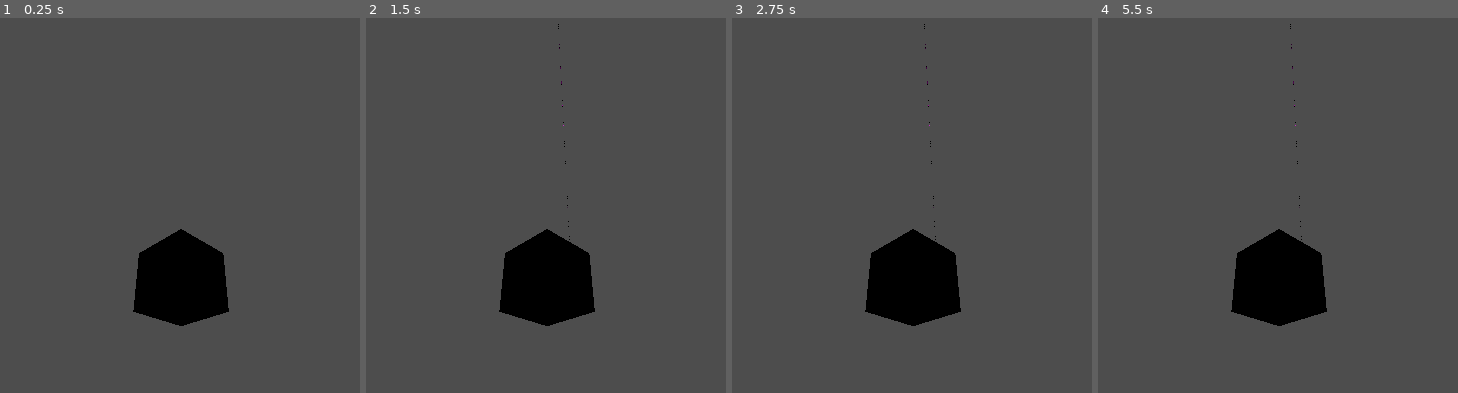
Above: before the commit, frames 1-4 (left to right).
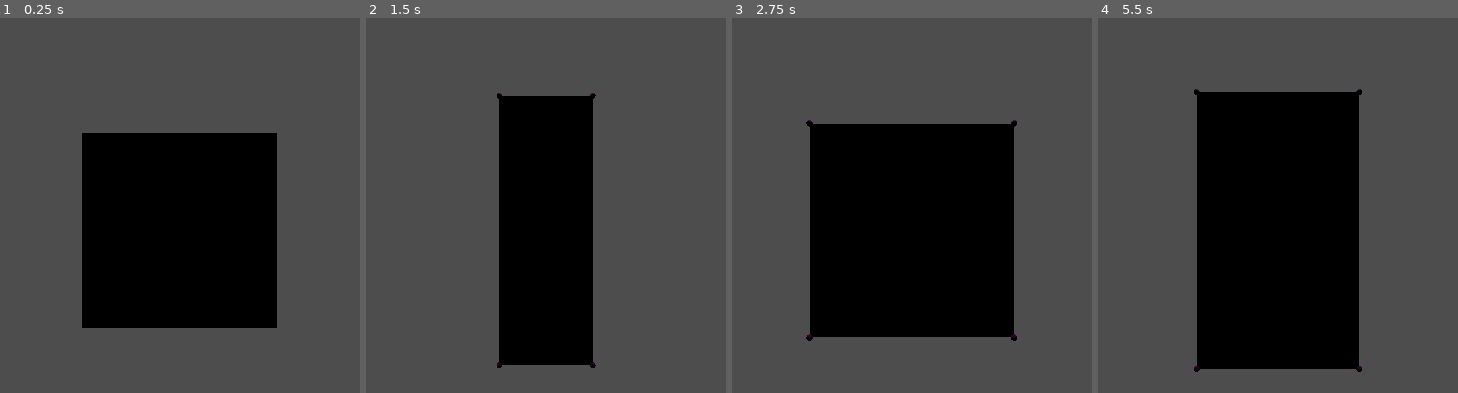
Above: after the commit, the same moments.

Repository: Emeraudia/LetsCraft
Game: Godot game, scene res://test.tscn
Two runs of this game, one before a commit and one after it. Both use one fixed random seed, a clock stepped at 60 frames per second and the inputs below.
Inputs:
- Up to frame 1 (0.25 s): no input
- Up to frame 2 (1.5 s): tap Enter at 0.5 s; tap Space (anchor) at 0.6, 1.25 s; tap Up (resize, bound only after the commit) at 0.8, 1.35 s
- Up to frame 3 (2.75 s): tap Space (anchor) at 1.55, 2.1 s; tap Enter at 2 s; tap Up (resize, bound only after the commit) at 2.3 s
- Up to frame 4 (5.5 s): tap Space (anchor) at 2.75, 3.05, 3.6, 4.25, 4.55, 5.1 s; tap Up (resize, bound only after the commit) at 2.85, 3.8, 4.35, 5.3 s; tap Enter at 3.5 s

The runs differ from the first frame. In frame 1, 23% of the frame differs, in the area x 22-77%, y 30-83%; in frame 2, 14%; in frame 3, 27%; in frame 4, 28%, in the area x 26-74%, y 1-95%.

Commit message:
corner anchor & random resize

Diff:
--- a/anchor.gd
+++ b/create_bloc/anchor.gd
@@ -1,9 +1,9 @@
 extends Area3D
-
+var s = 0.03
 
 # Called when the node enters the scene tree for the first time.
 func _ready():
-	scale = Vector3(0.01,0.01,0.01)
+	scale = Vector3(s,s,s)
 
 
 # Called every frame. 'delta' is the elapsed time since the previous frame.
--- a/anchor.tscn
+++ b/create_bloc/anchor.tscn
@@ -1,6 +1,6 @@
 [gd_scene load_steps=5 format=3 uid="uid://clana0i8mfqeg"]
 
-[ext_resource type="Script" path="res://anchor.gd" id="1_7k4cm"]
+[ext_resource type="Script" path="res://create_bloc/anchor.gd" id="1_7k4cm"]
 
 [sub_resource type="BoxShape3D" id="BoxShape3D_18i58"]
 
--- /dev/null
+++ b/create_bloc/piece.gd
@@ -0,0 +1,32 @@
+extends Node3D
+
+
+# Called when the node enters the scene tree for the first time.
+func _ready():
+	pass # Replace with function body.
+
+
+# Called every frame. 'delta' is the elapsed time since the previous frame.
+func _process(delta):
+	if(Input.is_action_just_pressed("anchor")):
+		anchor_modif($ObjetListe.scale)
+	if(Input.is_action_just_pressed("resize")):
+		resize()
+
+func anchor_modif(piece_size):
+	for decay in $AnchorListe.get_children():
+		decay.queue_free()
+
+	var anchor = load("res://create_bloc/anchor.tscn")
+	var y = piece_size.y
+	var z = piece_size.z
+	for k in [-1,1]:
+		for i in [-1,1]:
+			for j in [-1,1]:
+				var child = anchor.instantiate()
+				child.position = Vector3(k*piece_size.x/2,i*piece_size.y/2,j*piece_size.z/2)
+				$AnchorListe.add_child(child)
+
+func resize():
+	$ObjetListe.scale = Vector3(randf_range(0.5,1.5),randf_range(0.5,1.5),randf_range(0.5,1.5))
+	anchor_modif($ObjetListe.scale)
--- a/piece.tscn
+++ b/create_bloc/piece.tscn
@@ -1,13 +1,13 @@
 [gd_scene load_steps=4 format=3 uid="uid://dii3q0cyuhhp0"]
 
-[ext_resource type="Script" path="res://piece.gd" id="1_vi7s6"]
+[ext_resource type="Script" path="res://create_bloc/piece.gd" id="1_t8w5o"]
 
 [sub_resource type="BoxMesh" id="BoxMesh_61k4y"]
 
 [sub_resource type="BoxShape3D" id="BoxShape3D_sdxyn"]
 
 [node name="Piece" type="Node3D"]
-script = ExtResource("1_vi7s6")
+script = ExtResource("1_t8w5o")
 
 [node name="ObjetListe" type="Node3D" parent="."]
 
--- a/piece.gd
+++ /dev/null
@@ -1,23 +0,0 @@
-extends Node3D
-
-var step = 0.05
-
-# Called when the node enters the scene tree for the first time.
-func _ready():
-	pass # Replace with function body.
-
-
-# Called every frame. 'delta' is the elapsed time since the previous frame.
-func _process(delta):
-	if(Input.is_action_just_pressed("anchor")):
-		anchor_modif($ObjetListe.scale)
-
-func anchor_modif(piece_size):
-	var anchor = load("res://anchor.tscn")
-	var i = 0
-	var j = 0
-	while(i*(step) <= piece_size.y/2):
-		var child = anchor.instantiate()
-		child.position = Vector3(-0.5,i,0)
-		$AnchorListe.add_child(child)
-		i = i+step
--- a/project.godot
+++ b/project.godot
@@ -22,6 +22,11 @@
 "events": [Object(InputEventKey,"resource_local_to_scene":false,"resource_name":"","device":0,"window_id":0,"alt_pressed":false,"shift_pressed":false,"ctrl_pressed":false,"meta_pressed":false,"pressed":false,"keycode":0,"physical_keycode":32,"key_label":0,"unicode":0,"echo":false,"script":null)
 ]
 }
+resize={
+"deadzone": 0.5,
+"events": [Object(InputEventKey,"resource_local_to_scene":false,"resource_name":"","device":-1,"window_id":0,"alt_pressed":false,"shift_pressed":false,"ctrl_pressed":false,"meta_pressed":false,"pressed":false,"keycode":0,"physical_keycode":4194320,"key_label":0,"unicode":0,"echo":false,"script":null)
+]
+}
 
 [rendering]
 
--- a/test.tscn
+++ b/test.tscn
@@ -11,7 +11,4 @@
 transform = Transform3D(1, 0, 0, 0, 1, 0, 0, 0, 1, 0, 3.33013, 0)
 
 [node name="Camera3D" type="Camera3D" parent="."]
-transform = Transform3D(-0.707107, -0.40558, -0.579228, 0, 0.819152, -0.573576, 0.707107, -0.40558, -0.579228, -3, -2, -3)
-
-[node name="Camera3D2" type="Camera3D" parent="."]
-transform = Transform3D(0.707107, -0.40558, 0.579228, 0, 0.819152, 0.573576, -0.707107, -0.40558, 0.579228, 3, 2, 3)
+transform = Transform3D(-4.37114e-08, 0, -1, 0, 1, 0, 1, 0, -4.37114e-08, -2, 0, 0)
